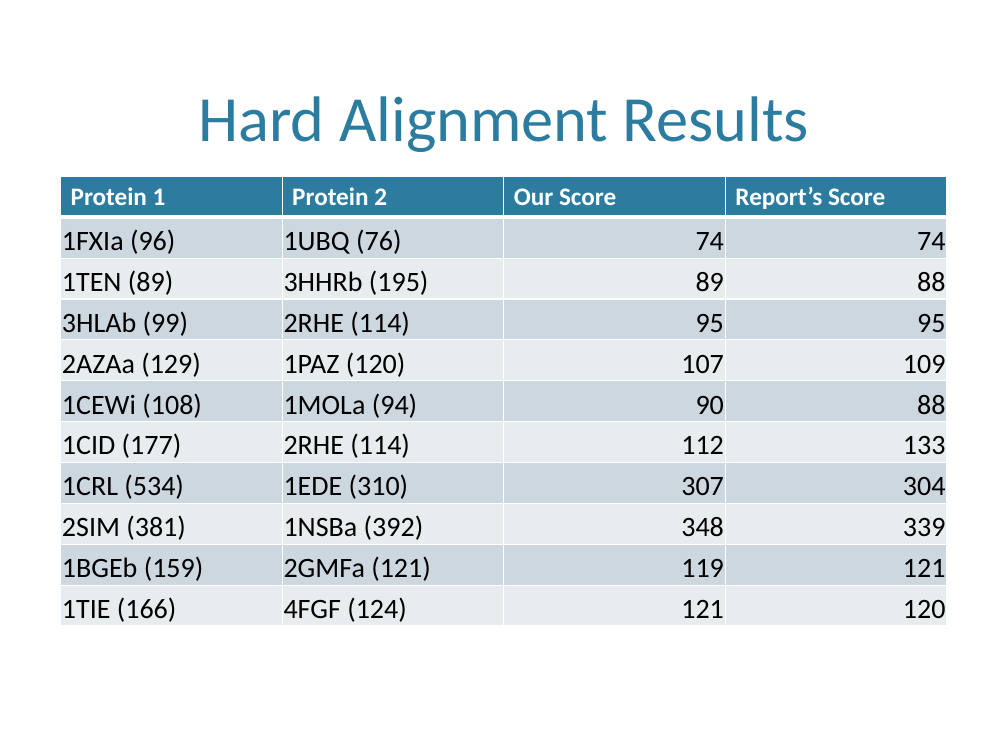
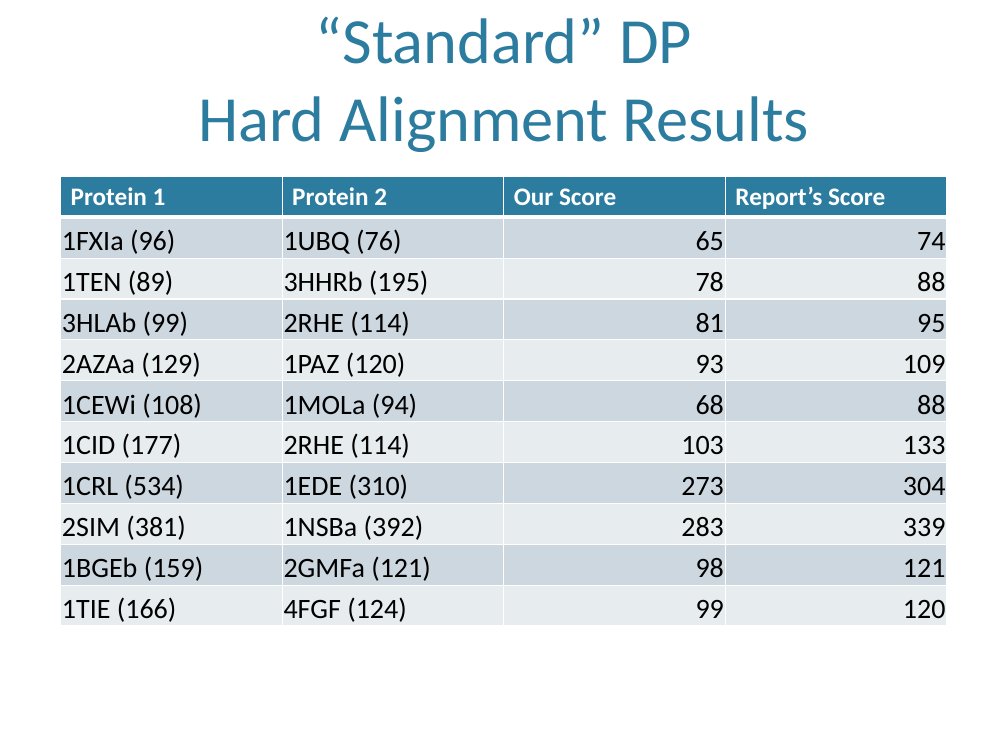
Before and after one commit to azampagl/compbio-protein-structure, a slide deck: slide 11 of docs/eigas/eigas.pptx (slide 7 before the commit). Drawn at 1008x756 pixels with LibreOffice and Linux fonts; fonts in the diff are those of the drawing; background and template pictures are left out. Boxes give left, top, right and bottom in pixels: in the first picture for what was removed or moved away, otherwise in the second. Text is boxed around its words. In the diff, an @@ line names an element or a change of style, - is before the commit and + after.

Commit message:
Updated final draft of presentation.

```diff
--- a/docs/eigas/eigas.pptx
+++ b/docs/eigas/eigas.pptx
@@ title at [199,16,809,152]: text changed @@
-Hard Alignment Results
+“Standard” DP
+Hard Alignment Results
@@ table at [60,176,948,626] @@
-row 2, column 3: 74
+row 2, column 3: 65
-row 3, column 3: 89
+row 3, column 3: 78
-row 4, column 3: 95
+row 4, column 3: 81
-row 5, column 3: 107
+row 5, column 3: 93
-row 6, column 3: 90
+row 6, column 3: 68
-row 7, column 3: 112
+row 7, column 3: 103
-row 8, column 3: 307
+row 8, column 3: 273
-row 9, column 3: 348
+row 9, column 3: 283
-row 10, column 3: 119
+row 10, column 3: 98
-row 11, column 3: 121
+row 11, column 3: 99
```
Also in this commit, not shown: 2 other slides changed, 5 slides added, 4 other files.
